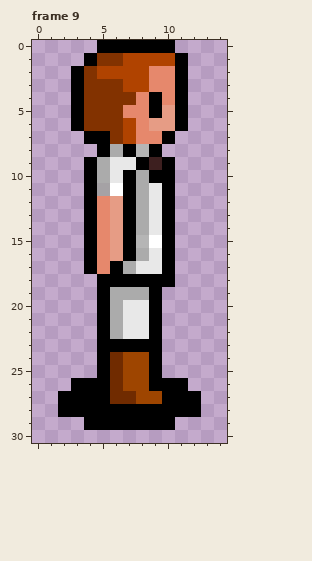
Two versions of one pixel-art file, assets/player/player.ase. The picture above was drawn from the file before the commit.
15x31 pixels, 16 frames. Shown: frame 9. The commit also changed other frames, which this record leaves out.
The same view after the edit:
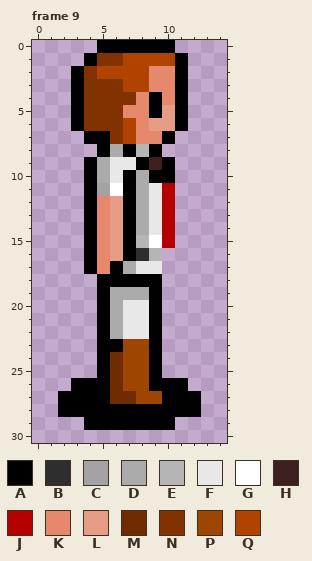
Palette (. is transparent): A #000000  B #2e2e2e  C #a5a2a5  D #ababab  E #b5b5b5  F #e8e8e8  G #ffffff  H #3d1f1f  J #b60000  K #e6886c  L #e69c85  M #702b00  N #823200  P #9e4500  Q #b04300
Log entry: improve game over text, update player sprite
Changes in this commit:
--- frame 9, layer "Sprite Sheet"
@@ x 6..12 @@
 10 FADAA..
-11 GADFA..
-12 LADFA..
-13 LADFA..
-14 LADFA..
-15 LAEGA..
-16 LADFA..
-17 ADFFA..
-18 AAAAA..
+11 GADFJ..
+12 LADFJ..
+13 LADFJ..
+14 LADFJ..
+15 LAEGJ..
+16 LABE...
+17 ADFF...
+18 AAAA...
 19 DDDA...
@@ x 5..10 @@
 22 ADFFA.
-23 AAAAA.
+23 AAPPA.
 24 AMPPA.
Where, in picture pixels (left, top, right, bottom), the same in both pictures:
changed: (123, 183, 175, 352)
